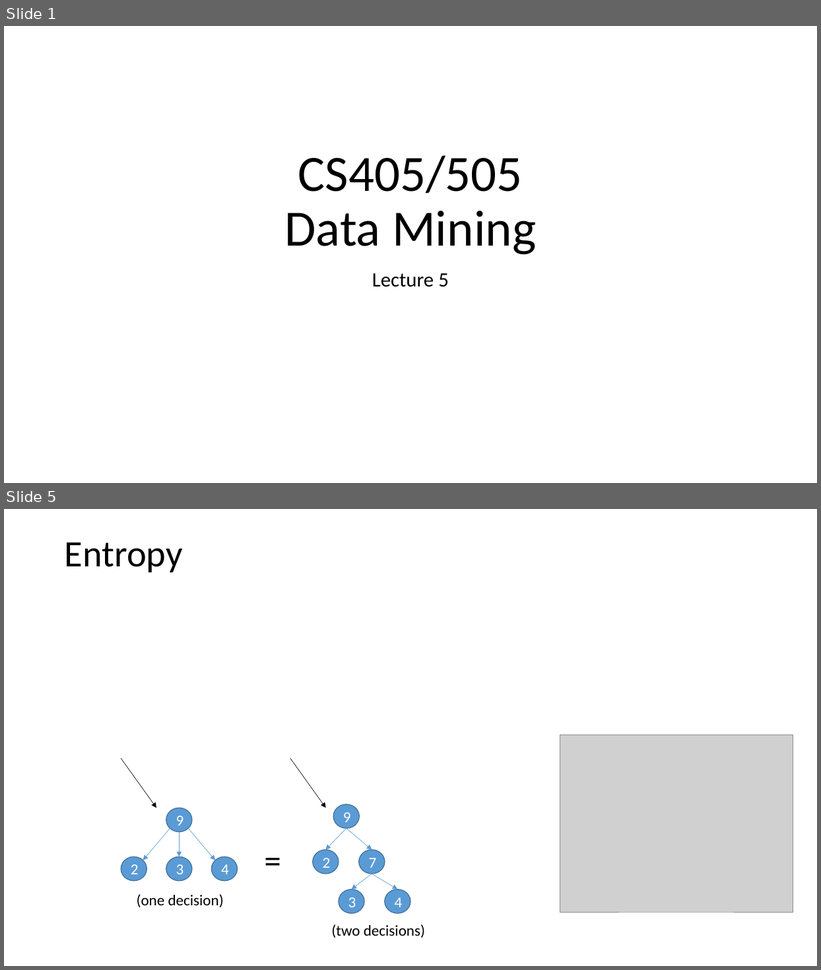
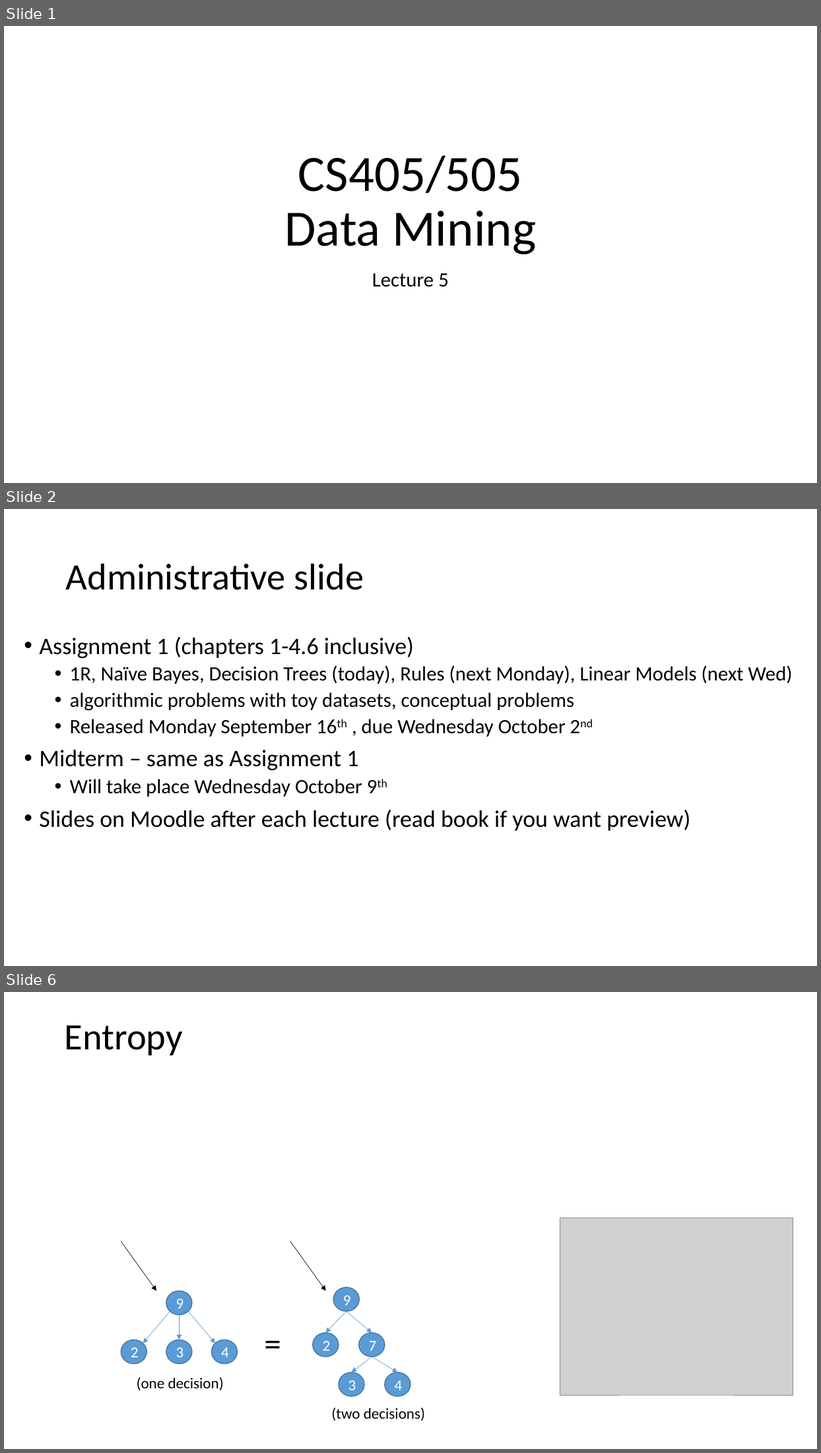
Before and after one commit to russellu/cs405, a slide deck: Lecture_05.pptx. Shown one above the other, each under a label of ours: slides 1 and 5 before the commit, slides 1, 2 and 6 after it; the slides between them are not shown. The pictures are 821x970 and 821x1453 pixels, drawn with LibreOffice and Linux fonts; fonts in the diff are those of the drawing; grey boxes stand for pictures. Boxes give left, top, right and bottom in pixels: in the first picture for what was removed or moved away, otherwise in the second. Text is boxed around its words. In the diff, an @@ line names an element or a change of style, - is before the commit and + after.

```diff
--- a/Lecture_05.pptx
+++ b/Lecture_05.pptx
@@ slide 2 added at (4,509,817,966), background #FFFFFF @@
@@ title added at (66,563,364,590), 44 pt, text #000000 @@
+Administrative slide
@@ text added at (39,637,793,831), 24 pt, text #000000 @@
+• Assignment 1 (chapters 1-4.6 inclusive)
+  • 1R, Naïve Bayes, Decision Trees (today), Rules (next Monday), Linear Models (next Wed)
+  • algorithmic problems with toy datasets, conceptual problems
+  • Released Monday September 16th , due Wednesday October 2nd
+• Midterm – same as Assignment 1
+  • Will take place Wednesday October 9th
+• Slides on Moodle after each lecture (read book if you want preview)
@@ what was slide 5 is now slide 6 @@
```
Also in this commit, not shown: 6 slides changed, 1 other slide added.
